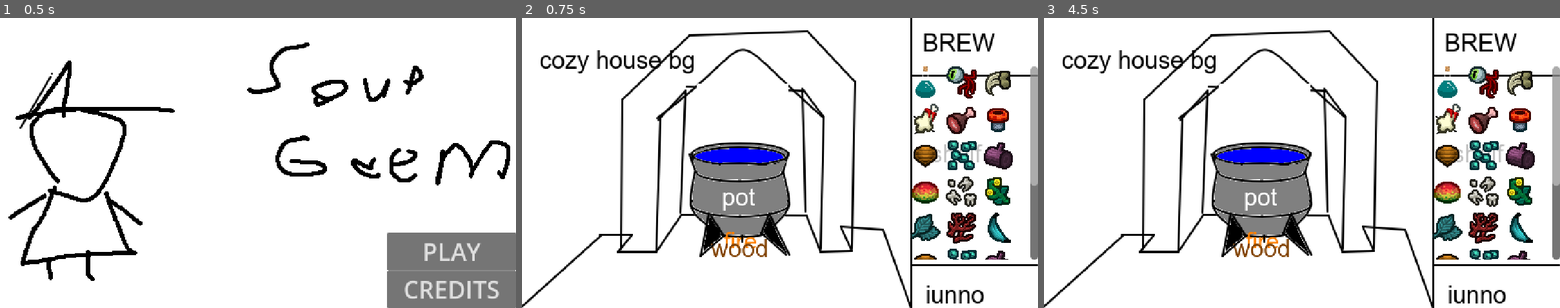
Above: before the commit, frames 1-3 (left to right).
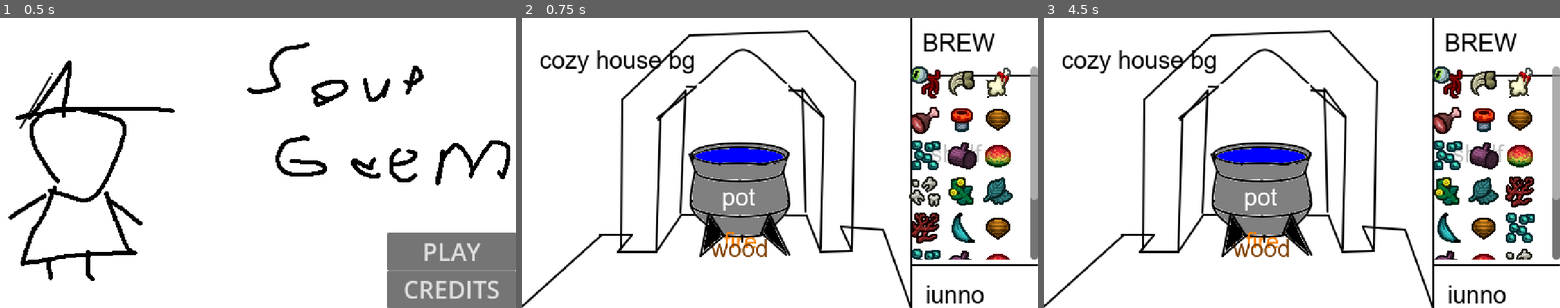
Above: after the commit, the same moments.

Repository: Dtanotrew/Soup-Game
Game: Godot game, scene res://main/Main.tscn
The game is run twice, just before and just after one commit, with the same random seed, the same clock (stepped at 60 frames per second) and the same inputs.
Inputs (mouse positions are in pixels of both pictures, inside the frame that each line leads up to):
- Up to frame 1 (0.5 s): no input
- Up to frame 2 (0.75 s): click "PLAY" at 0.5 s
- Up to frame 3 (4.5 s): tap Enter at 1.25, 2.75, 4.25 s; move the mouse to (1415, 148) at 1.27 s; hold D (move_right) 1.28-2.78 s; click (1415, 148) at 1.42 s; tap Space (jump) at 1.52, 2, 2.27, 3.5, 3.77 s; move the mouse to (1198, 177) at 2.02 s; click (1198, 177) at 2.17 s; move the mouse to (1353, 99) at 2.77 s; hold A (move_left) 2.78-3.53 s; click (1353, 99) at 2.92 s; move the mouse to (1276, 221) at 3.52 s; hold D (move_right) from 3.53 s (still down); click (1276, 221) at 3.67 s; move the mouse to (1456, 206) at 4.27 s; click (1456, 206) at 4.42 s

Frame 1 is identical in both runs. In frame 2, 6.9% of the frame differs, in the area x 75-100%, y 16-84%; in frame 3, 6.6%.

Commit message:
Working brew framework

Diff:
--- /dev/null
+++ b/main/brewing-scene/ShelfItem.gd
@@ -0,0 +1,30 @@
+class_name ShelfItem extends TextureRect
+
+const tintable_icon = preload("res://main/common/icon/TintableIcon.tscn")
+var child
+var item
+
+signal right_click
+signal left_click
+
+func setup(ing: Ingredient):
+	item = ing;
+	if item.tinted:
+		child = tintable_icon.instantiate()
+		child.set_textures(item.icon, item.icon_tint)
+		child.set_tint(item.color)
+	else:
+		child = TextureRect.new()
+		child.expand_mode = TextureRect.EXPAND_IGNORE_SIZE
+		child.stretch_mode = TextureRect.STRETCH_KEEP_ASPECT_CENTERED
+		child.texture = item.icon
+	child.custom_minimum_size = Vector2(32, 32)
+	self.add_child(child)
+	self.custom_minimum_size = Vector2(32, 32)
+
+func _gui_input(event):
+	if event is InputEventMouseButton:
+		if event.button_index == MOUSE_BUTTON_LEFT and event.pressed:
+			left_click.emit(self)
+		elif event.button_index == MOUSE_BUTTON_RIGHT and event.pressed:
+			right_click.emit(self)
--- /dev/null
+++ b/main/brewing-scene/ShelfItem.tscn
@@ -0,0 +1,13 @@
+[gd_scene load_steps=2 format=3 uid="uid://df3505b8xdka0"]
+
+[ext_resource type="Script" path="res://main/brewing-scene/ShelfItem.gd" id="1_rwo5c"]
+
+[node name="ShelfItem" type="TextureRect"]
+anchors_preset = 15
+anchor_right = 1.0
+anchor_bottom = 1.0
+offset_right = -512.0
+offset_bottom = -288.0
+grow_horizontal = 2
+grow_vertical = 2
+script = ExtResource("1_rwo5c")
--- a/main/brewing-scene/brew_soup.gd
+++ b/main/brewing-scene/brew_soup.gd
@@ -2,9 +2,11 @@
 
 signal brew_complete
 
-const tintable_icon = preload("res://main/common/icon/TintableIcon.tscn")
+const shelf_item = preload("res://main/brewing-scene/ShelfItem.tscn")
 const potion_main = preload("res://resources/textures/ingredients/Bottle.png")
 const potion_tint = preload("res://resources/textures/ingredients/bottle-tint.png")
+const debug_main = preload("res://resources/textures/debug.png")
+const debug_tint = preload("res://resources/textures/debug-tint.png")
 
 const text_path = "res://resources/textures/ingredients/"
 const ext = ".png"
@@ -13,37 +15,45 @@
 func start_brew():
 
 
-	var potion = tintable_icon.instantiate()
-	potion.set_textures(potion_main, potion_tint)
-	$BrewPanel/ItemScroller/Items.add_child(potion)
-
 	# animal part textures
 	for n in range(1,6):
 		if n == 4: # no texture 4
 			continue
-		var item = texrec_from_resource("animal" + str(n))
-		$BrewPanel/ItemScroller/Items.add_child(item)
+		add_shelf_item(debug_ingredient_from_resource("animal" + str(n)))
 
 	# fungus texture
-	$BrewPanel/ItemScroller/Items.add_child(texrec_from_resource("fungus1"))
+	add_shelf_item(debug_ingredient_from_resource("fungus1"))
 
 	# misc ingredient textures
 	for n in range(1,6):
-		$BrewPanel/ItemScroller/Items.add_child(texrec_from_resource("misc"+str(n)))
-
+		add_shelf_item(debug_ingredient_from_resource("misc"+str(n)))
 	# plant ingredient textures
 	for n in range(1,5):
-		$BrewPanel/ItemScroller/Items.add_child(texrec_from_resource("plant"+str(n)))
+		add_shelf_item(debug_ingredient_from_resource("plant"+str(n)))
+	for n in range(1,6):
+		add_shelf_item(debug_ingredient_from_resource("misc"+str(n)))
+	for n in range(1,6):
+		add_shelf_item(debug_ingredient_from_resource("misc"+str(n)))
 
-	for n in range(1,6):
-		$BrewPanel/ItemScroller/Items.add_child(texrec_from_resource("misc"+str(n)))
-	for n in range(1,6):
-		$BrewPanel/ItemScroller/Items.add_child(texrec_from_resource("misc"+str(n)))
+func debug_ingredient_from_resource(resource:String):
+	var texture_path = text_path + resource + ext
+	var ing = Ingredient.new()
+	ing.display_name = resource
+	ing.icon = load(texture_path)
 
-func texrec_from_resource(resource:String):
-	var item = TextureRect.new()
-	item.expand_mode = TextureRect.EXPAND_IGNORE_SIZE
-	item.custom_minimum_size = Vector2(32,32)
-	var texture_path = text_path + resource + ext
-	item.texture = load(texture_path)
-	return item
+	return ing
+
+func add_shelf_item(item:Ingredient):
+	var shelf_entry = shelf_item.instantiate()
+	shelf_entry.setup(item)
+	shelf_entry.right_click.connect(_on_shelf_item_right_click)
+	shelf_entry.left_click.connect(_on_shelf_item_left_click)
+	$BrewPanel/ItemScroller/Items.add_child(shelf_entry)
+
+func _on_shelf_item_right_click(clicked):
+	print(clicked)
+
+func _on_shelf_item_left_click(clicked):
+	$BrewPanel/ItemScroller/Items.remove_child(clicked)
+	print(clicked)
+	clicked.queue_free()
--- /dev/null
+++ b/main/common/Ingredient.gd
@@ -0,0 +1,11 @@
+class_name Ingredient extends Resource
+
+
+var display_name: String = "Item"
+var taste: int = 0
+var poison: int = 0
+var count: int = 0
+var color: Color = Color.BLACK
+var icon: Texture2D = preload("res://resources/textures/debug.png")
+var icon_tint: Texture2D = preload("res://resources/textures/debug-tint.png")
+var tinted: bool = false
--- /dev/null
+++ b/main/common/Soup.gd
@@ -0,0 +1 @@
+class_name Soup extends Resource
--- a/main/common/icon/TintableIcon.tscn
+++ b/main/common/icon/TintableIcon.tscn
@@ -6,6 +6,7 @@
 [ext_resource type="Texture2D" uid="uid://dcyx0sr56h6w4" path="res://resources/textures/ingredients/Bottle.png" id="4_lvkk5"]
 
 [sub_resource type="ShaderMaterial" id="ShaderMaterial_k7sxq"]
+resource_local_to_scene = true
 shader = ExtResource("2_km8ae")
 shader_parameter/tint_color = Vector4(0, 0.5, 0.5, 1)
 
@@ -19,9 +20,13 @@
 offset_right = 32.0
 offset_bottom = 32.0
 texture = ExtResource("3_e1byt")
+expand_mode = 1
+stretch_mode = 5
 
 [node name="solid_layer" type="TextureRect" parent="."]
 layout_mode = 0
 offset_right = 32.0
 offset_bottom = 32.0
 texture = ExtResource("4_lvkk5")
+expand_mode = 1
+stretch_mode = 5
--- a/witch.tscn
+++ b/witch.tscn
@@ -35,6 +35,21 @@
 
 [sub_resource type="RectangleShape2D" id="RectangleShape2D_whlwh"]
 size = Vector2(14, 23)
+
+[sub_resource type="Animation" id="Animation_sy42s"]
+length = 0.001
+tracks/0/type = "value"
+tracks/0/imported = false
+tracks/0/enabled = true
+tracks/0/path = NodePath("Sprite2D:frame")
+tracks/0/interp = 1
+tracks/0/loop_wrap = true
+tracks/0/keys = {
+"times": PackedFloat32Array(0),
+"transitions": PackedFloat32Array(1),
+"update": 1,
+"values": [0]
+}
 
 [sub_resource type="Animation" id="Animation_tlcdg"]
 resource_name = "idle"
@@ -74,21 +89,6 @@
 "transitions": PackedFloat32Array(1, 1, 1, 1, 1, 1, 1, 1, 1, 1, 1),
 "update": 1,
 "values": [0, 1, 2, 3, 4, 5, 6, 7, 8, 9, 9]
-}
-
-[sub_resource type="Animation" id="Animation_sy42s"]
-length = 0.001
-tracks/0/type = "value"
-tracks/0/imported = false
-tracks/0/enabled = true
-tracks/0/path = NodePath("Sprite2D:frame")
-tracks/0/interp = 1
-tracks/0/loop_wrap = true
-tracks/0/keys = {
-"times": PackedFloat32Array(0),
-"transitions": PackedFloat32Array(1),
-"update": 1,
-"values": [0]
 }
 
 [sub_resource type="Animation" id="Animation_j74cc"]
Binary file added: resources/textures/debug-tint.png
Not shown, added: resources/textures/debug-tint.png.import
Binary file added: resources/textures/debug.png
Not shown, added: resources/textures/debug.png.import
